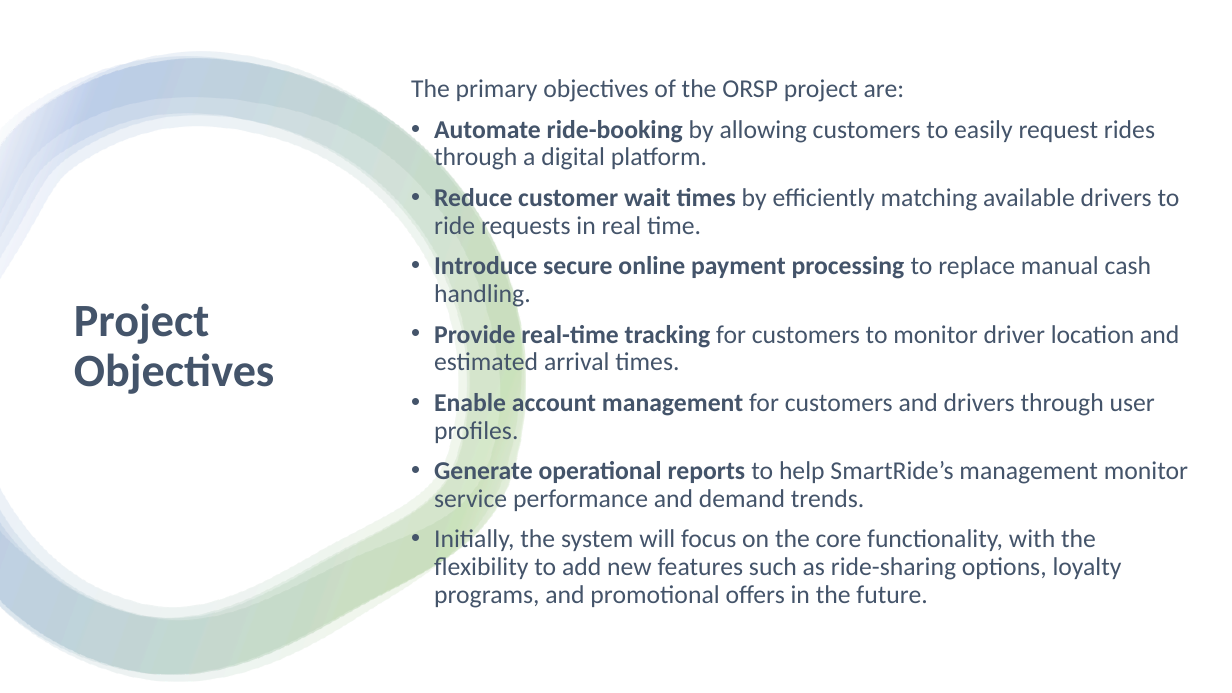
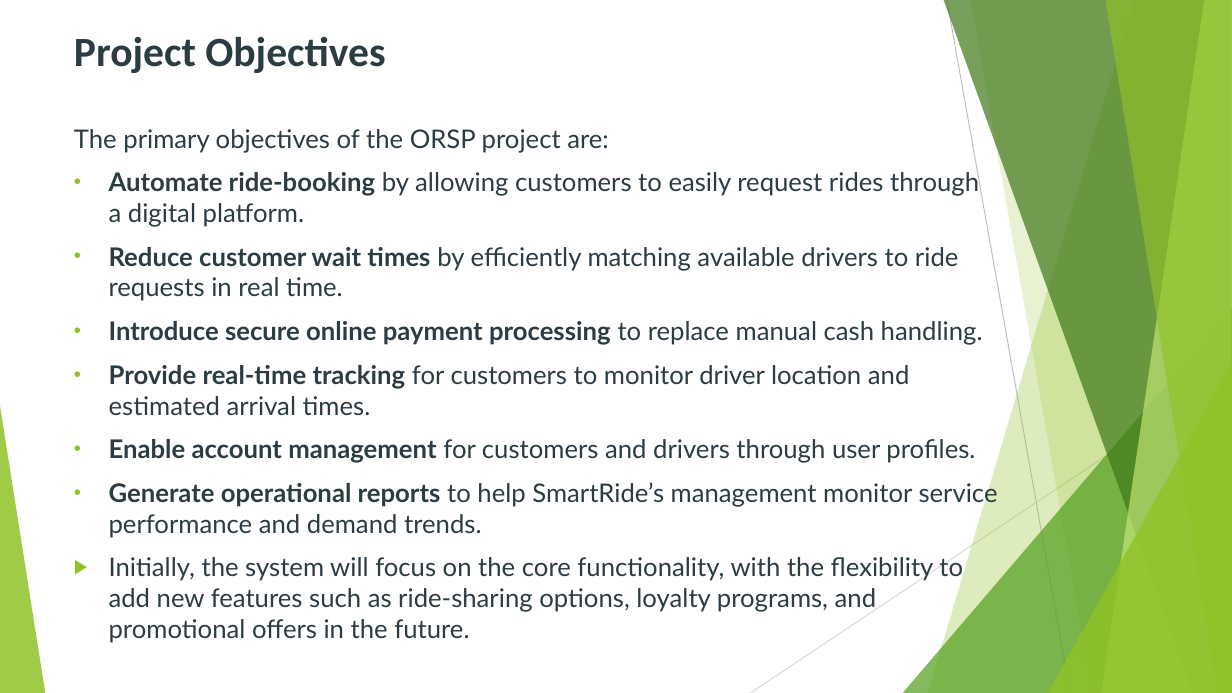
Before and after one commit to CheetoBuri/SE_SmartRide, a slide deck: slide 3 of 523K0010_523K0013.pptx (slide 4 before the commit). Drawn at 1232x693 pixels with LibreOffice and Linux fonts; fonts in the diff are those of the drawing. Boxes give left, top, right and bottom in pixels: in the first picture for what was removed or moved away, otherwise in the second. Text is boxed around its words. In the diff, an @@ line names an element or a change of style, - is before the commit and + after.

```diff
--- a/523K0010_523K0013.pptx
+++ b/523K0010_523K0013.pptx
@@ rectangle removed at (0,0,1232,693) @@
@@ title "Project Objectives": place and size @@
-title "Project Objectives" at (74,303,274,394)
+title "Project Objectives" at (74,37,385,73)
@@ title "Project Objectives" at (74,37,385,73): size 36 to 32.4 pt, text colour #44546A to #2C3C43; line spacing 0.9 to 1; vertical alignment middle to top @@
@@ group removed at (0,52,526,682): 4 freeform shapes @@
@@ text "The primary objectives of the ...": place and size @@
-text "The primary objectives of the ..." at (411,79,1188,608)
+text "The primary objectives of the ..." at (74,129,998,643)
@@ text "The primary objectives of the ..." at (74,129,998,643): font Calibri to Lato, text colour #44546A to #2C3C43; indent changed; line spacing 0.9 to 1; bullet • to ▶ @@
@@ group added at (0,0,1232,693): 5 freeform shapes, 3 triangles, 2 lines @@
```
Also in this commit, not shown: 17 other slides changed, 31 slides added, 5 slides removed, 29 other files.
